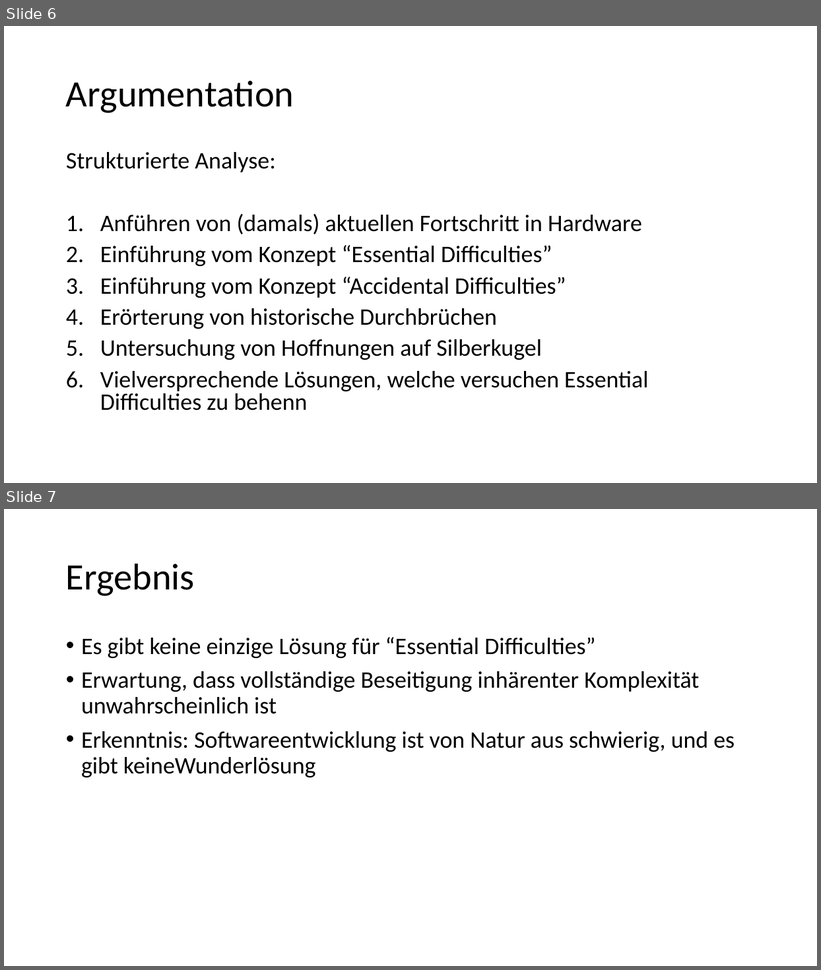
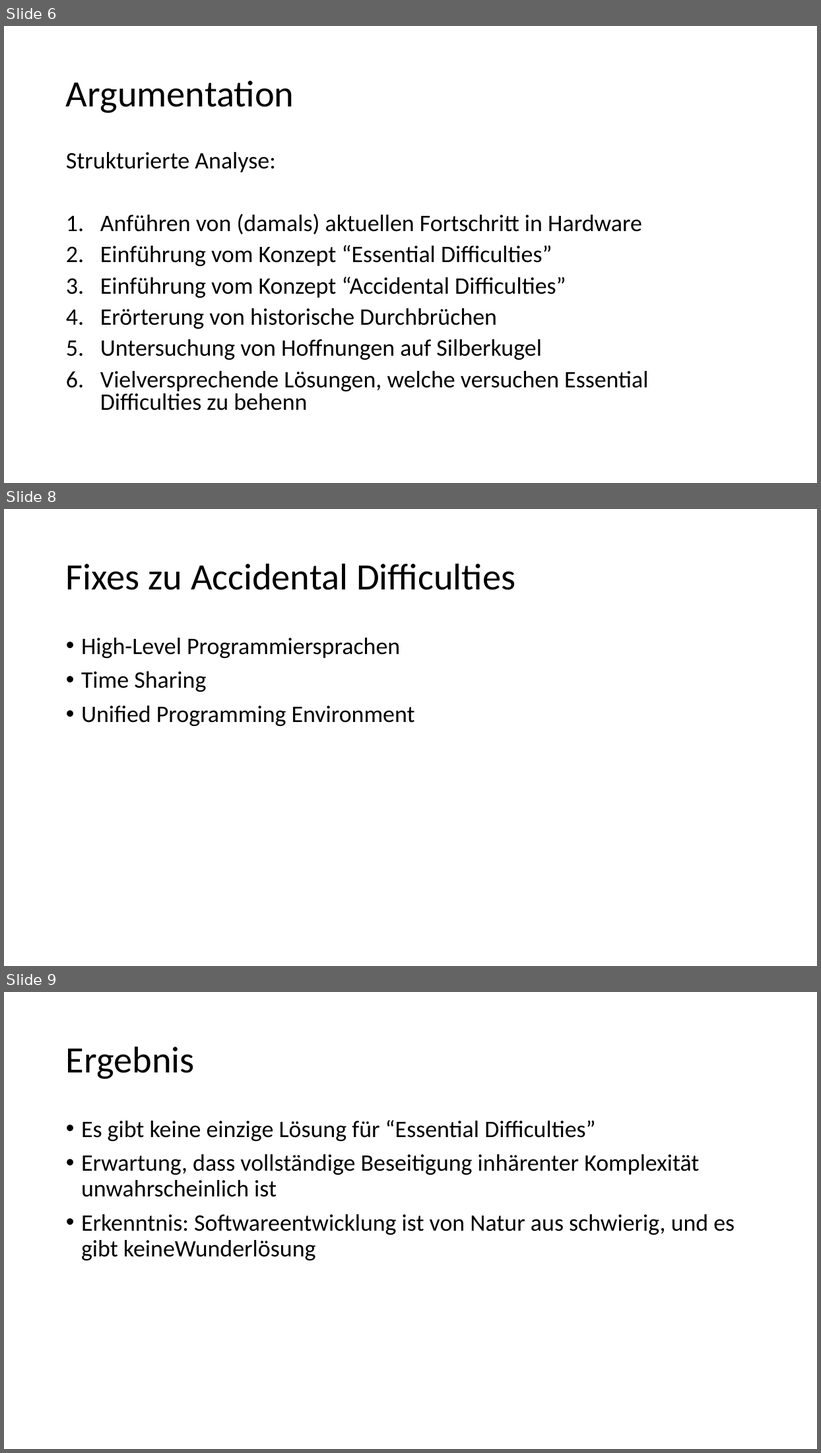
Before and after one commit to AntonPieper/presentation, a slide deck: Presentation.pptx. Shown one above the other, each under a label of ours: slides 6 and 7 before the commit, slides 6, 8 and 9 after it; the slides between them are not shown. The pictures are 821x970 and 821x1453 pixels, drawn with LibreOffice and Linux fonts; fonts in the diff are those of the drawing. Boxes give left, top, right and bottom in pixels: in the first picture for what was removed or moved away, otherwise in the second. Text is boxed around its words. In the diff, an @@ line names an element or a change of style, - is before the commit and + after.

Commit message:
Update presentation

```diff
--- a/Presentation.pptx
+++ b/Presentation.pptx
@@ slide 8 added at [4,509,817,966], background #FFFFFF @@
@@ title added at [66,563,516,590], 44 pt, text #000000 @@
+Fixes zu Accidental Difficulties
@@ text added at [81,638,415,726], 28 pt, text #000000 @@
+• High-Level Programmiersprachen
+• Time Sharing
+• Unified Programming Environment
@@ what was slide 7 is now slide 9 @@
```
Also in this commit, not shown: 1 other slide added.
